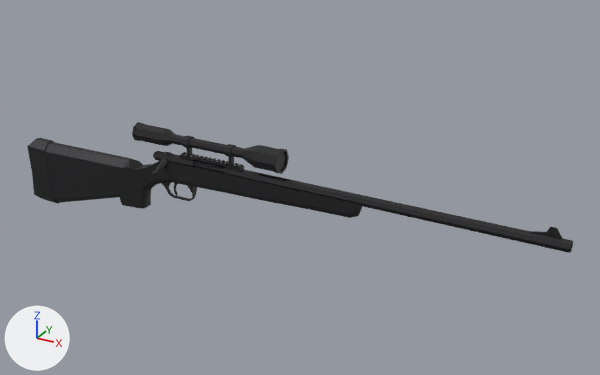
Before and after pictures for a commit that changed the glTF model island/assets/quaternius/rifle_t65.glb.
One viewpoint serves both versions: a 50 mm camera at (643.0, -774.0, 413.0) aimed at (203.0, 25.0, 13.0). The lights are fixed; the arrows at lower left show +X, +Y and +Z. The older version comes first. Where no turn or scale is listed for an object, it has been applied to the vertices. Vertices at exactly the same position are counted once.

In view in the first picture: 'SniperRifle_1'.
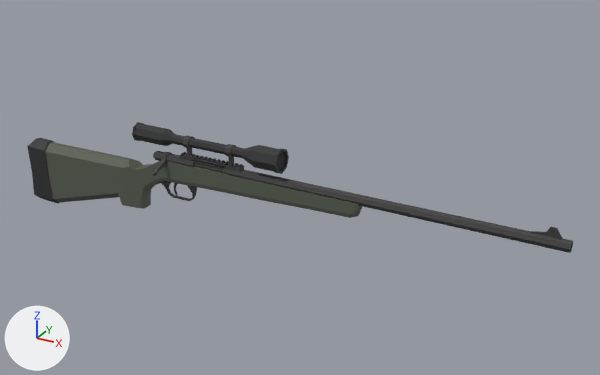
The newer file is also rescaled (x0.01) as a whole; pictures and numbers use the older file's frame.

Changed parts and their boxes (x1, y1, x2, y2) in the pictures (600 x 375 px; the box of a moved part takes in the faces that stretch with it):
part 1 of me_mesh_0, moved or reshaped: (117, 151, 357, 214) in both
part 2 of me_mesh_0, recoloured (lighter): (46, 142, 362, 218) in both
part 3 of me_mesh_0, recoloured: (152, 135, 573, 253) in both

What the commit changed:
Material 'Green' (mat_green) is new.
Its base color is (0.0931, 0.111, 0.0822) (dark grey #565e51).
Its roughness is 0.69.
Material 'Glass' (mat_glass) is new.
Its base color is (0.00263, 0.00569, 0.0146) (black #091120).
Its roughness is 0.69.
Material 'DarkMetal' (mat_darkmetal) is new.
Its base color is (0.047, 0.047, 0.0458) (dark grey #3d3d3c).
Its roughness is 0.69.
Material 'Grey' (mat_grey) is new.
Its base color is (0.0411, 0.0422, 0.0445) (dark grey #393a3c).
Its roughness is 0.69.
me_mesh_0 has 746 vertices, 1382 faces and spans x -204.0..525.0, y -30.0..15.0, z -79.0..70.0.
me_mesh_0 is used by ob_sniperrifle_1; location (0.0, 0.0, 0.0).
Part 1, on me_mesh_0:
196 faces are deleted.
62 new faces join them, mat_green (dark grey #565e51).
104 new faces join them, mat_black (dark grey #2e2e30).
18 new faces join them, mat_darkmetal (dark grey #3d3d3c).
12 new faces join them, mat_glass (black #091120).
me_mesh_0 part 2: 190 faces spanning x -172.0..296.0, y -12.0..12.0, z -77.0..25.0 switch from mat_black (dark grey #2e2e30) to mat_green (dark grey #565e51).
me_mesh_0 part 3: 396 faces spanning x 8.0..525.0, y -30.0..8.0, z 13.0..62.0 switch from mat_black (dark grey #2e2e30) to mat_darkmetal (dark grey #3d3d3c).
me_mesh_0 gains material mat_glass (black #091120).
me_mesh_0 gains material mat_grey (dark grey #393a3c).
